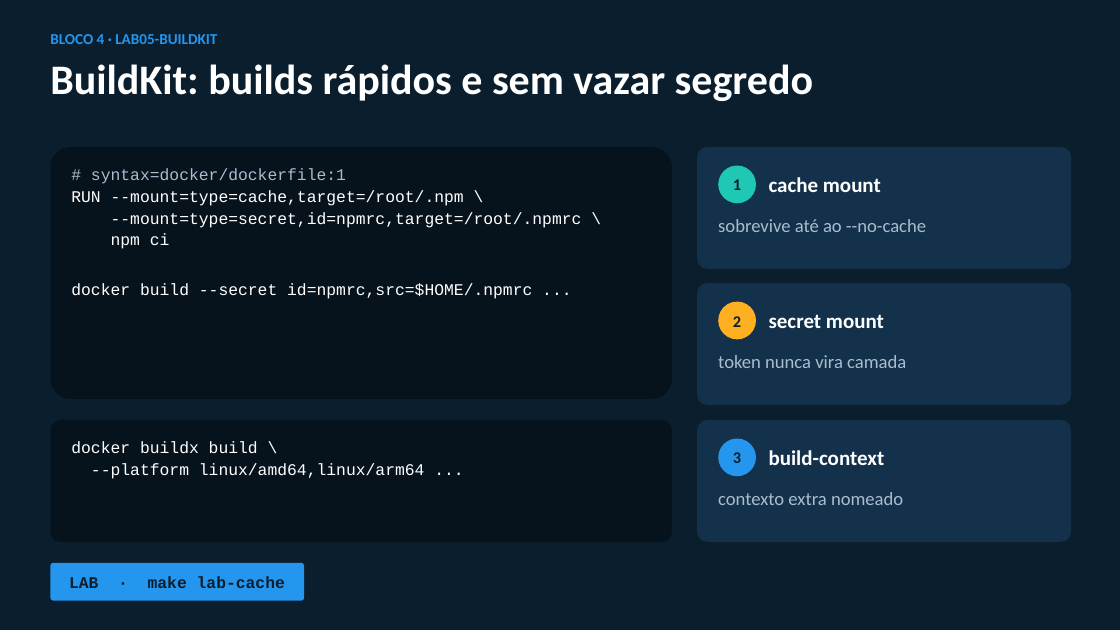
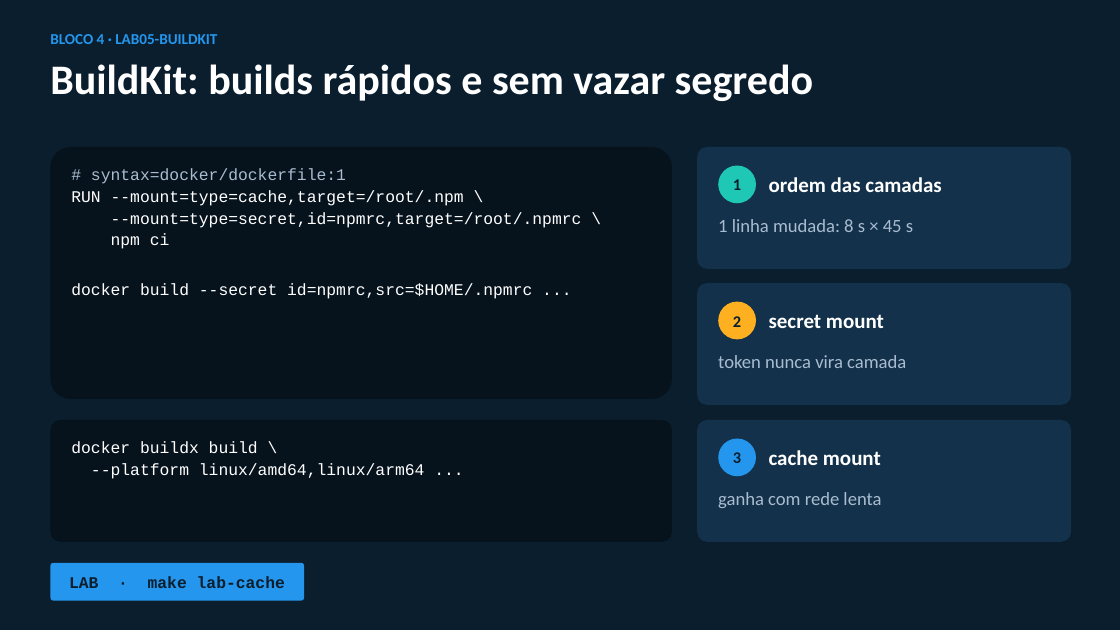
Before and after one commit to fabiofrances/appsec, a slide deck: slide 18 of reports/containerizacao-palestra.pptx (slide 17 before the commit). Drawn at 1120x630 pixels with LibreOffice and Linux fonts; fonts in the diff are those of the drawing. Boxes give left, top, right and bottom in pixels: in the first picture for what was removed or moved away, otherwise in the second. Text is boxed around its words. In the diff, an @@ line names an element or a change of style, - is before the commit and + after.

```diff
--- a/reports/containerizacao-palestra.pptx
+++ b/reports/containerizacao-palestra.pptx
@@ text at <box>769,177,941,192</box>: text changed @@
-cache mount
+ordem das camadas
@@ text at <box>718,219,913,232</box>: text changed @@
-sobrevive até ao --no-cache
+1 linha mudada: 8 s × 45 s
@@ text at <box>769,450,881,465</box>: text changed @@
-build-context
+cache mount
@@ text at <box>718,492,881,508</box>: text changed @@
-contexto extra nomeado
+ganha com rede lenta
```
Also in this commit, not shown: 7 other slides changed, 1 slide added, 3 other files.
